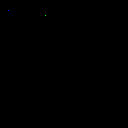
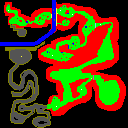
Comparing the layer stacks of the two 128×128 images. Changes:
hid "items" over [8, 10, 46, 16]
showed "objects", painted on it over [8, 5, 101, 107]
showed "map" over [0, 0, 126, 128]
